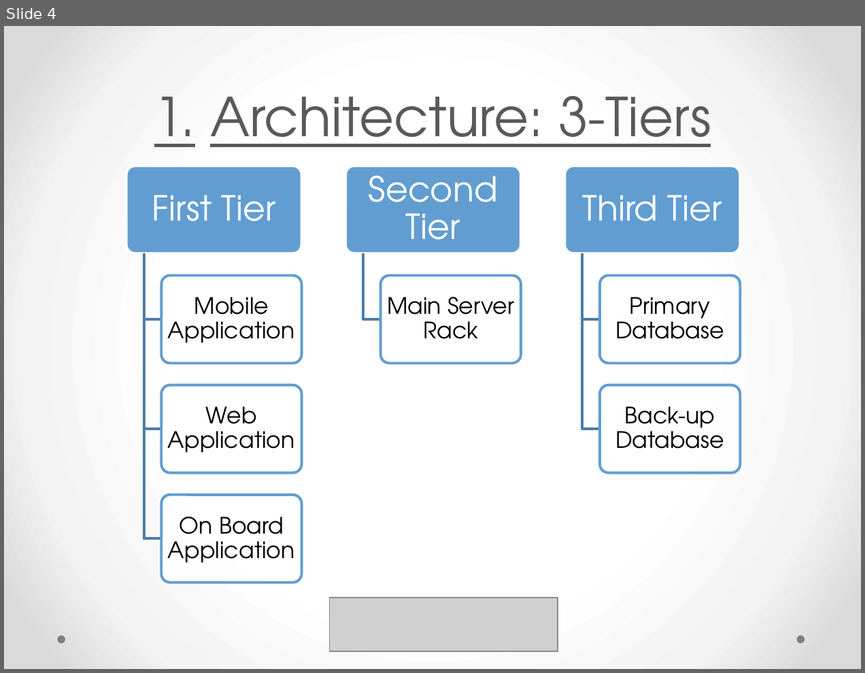
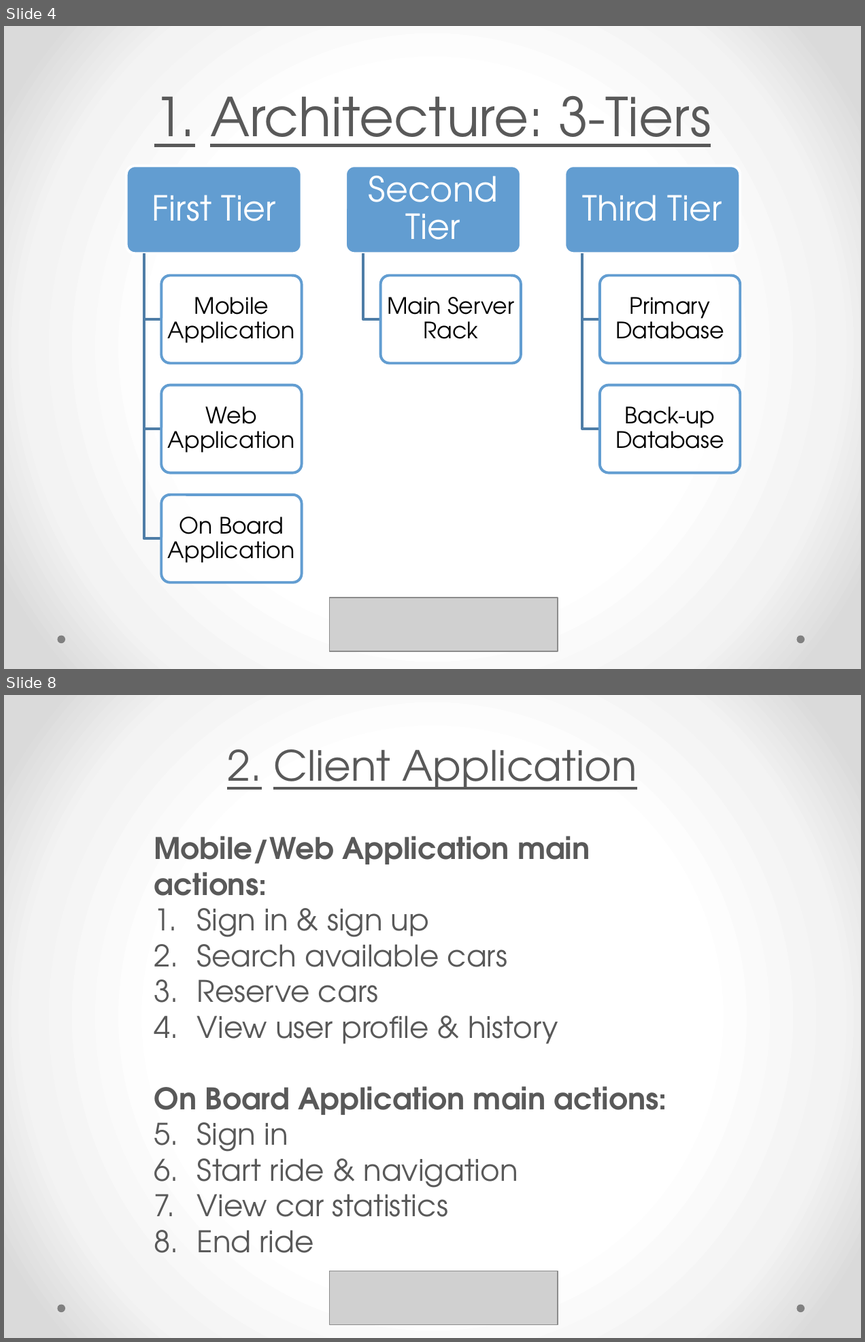
Before and after one commit to yangi92/SE2_PowerEnJoy, a slide deck: PP/PresentationDD.pptx. Shown one above the other, each under a label of ours: slide 4 before the commit, slides 4 and 8 after it; the slides between them are not shown. The pictures are 865x673 and 865x1342 pixels, drawn with LibreOffice and Linux fonts; fonts in the diff are those of the drawing; grey boxes stand for pictures. Boxes give left, top, right and bottom in pixels: in the first picture for what was removed or moved away, otherwise in the second. Text is boxed around its words. In the diff, an @@ line names an element or a change of style, - is before the commit and + after.

```diff
--- a/PP/PresentationDD.pptx
+++ b/PP/PresentationDD.pptx
@@ slide 8 added at (4, 695, 861, 1338), background gradient #FFFFFF to #F4F4F4 to #DADADA; not listed: 2 template elements that a slide beside it also shows @@
@@ title added at (227, 749, 637, 790), 35 pt, text #595959, underline @@
+2. Client Application
@@ text added at (154, 836, 667, 1230), 25 pt, text #595959 @@
+Mobile/Web Application main actions:
+1. Sign in & sign up
+2. Search available cars
+3. Reserve cars
+4. View user profile & history
+On Board Application main actions:
+1. Sign in
+2. Start ride & navigation
+3. View car statistics
+4. End ride
@@ picture added at (330, 1271, 558, 1325) @@
```
Also in this commit, not shown: 5 other slides added.
